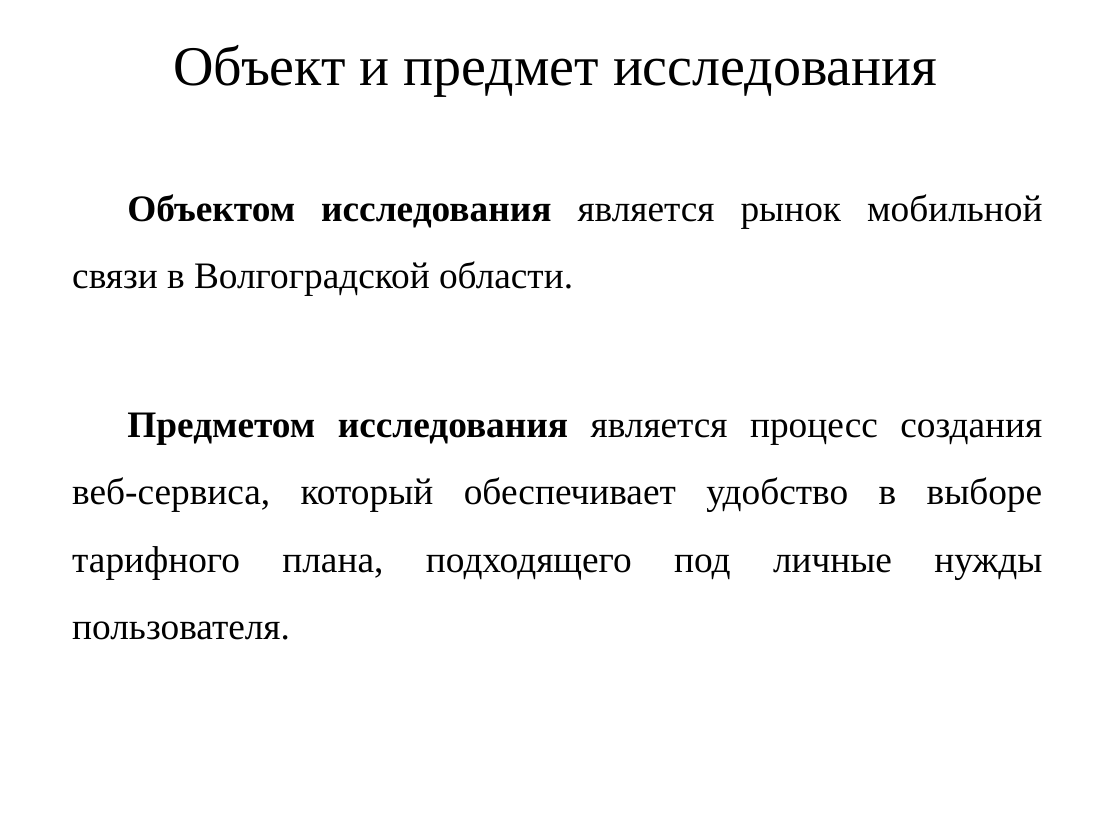
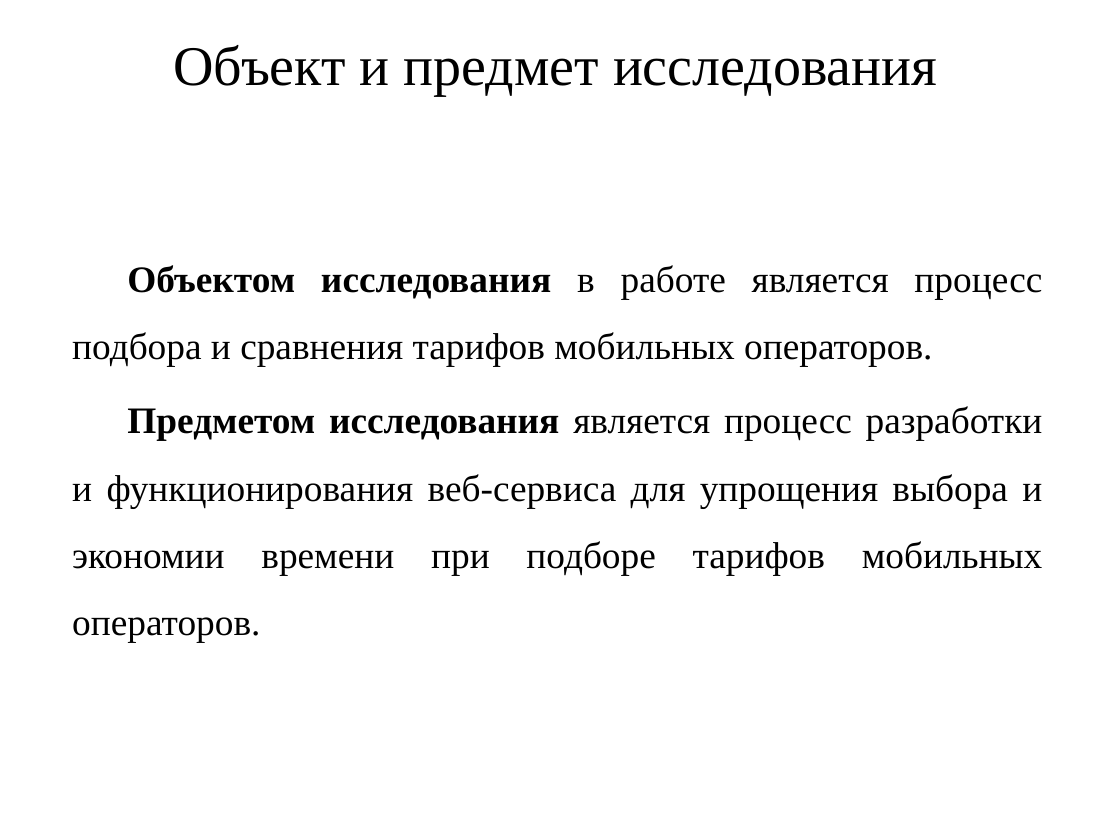
Before and after one commit to vadimgilka/WebsiteOperatorRates, a slide deck: slide 5 of Documentation/Pre-defense/First/Presentation.pptx (slide 4 before the commit). Drawn at 1120x840 pixels with LibreOffice and Linux fonts; fonts in the diff are those of the drawing. Boxes give left, top, right and bottom in pixels: in the first picture for what was removed or moved away, otherwise in the second. Text is boxed around its words. In the diff, an @@ line names an element or a change of style, - is before the commit and + after.

Commit message:
reworked presentation. added performance text

```diff
--- a/Documentation/Pre-defense/First/Presentation.pptx
+++ b/Documentation/Pre-defense/First/Presentation.pptx
@@ subtitle at (72, 265, 1043, 642): text changed @@
-Объектом исследования является рынок мобильной связи в Волгоградской области.
-Предметом исследования является процесс создания веб-сервиса, который обеспечивает удобство в выборе тарифного плана, подходящего под личные нужды пользователя.
+Объектом исследования в работе является процесс подбора и сравнения тарифов мобильных операторов.
+Предметом исследования является процесс разработки и функционирования веб-сервиса для упрощения выбора и экономии времени при подборе тарифов мобильных операторов.
```
Also in this commit, not shown: 5 other slides changed, 1 slide added, 2 other files.
